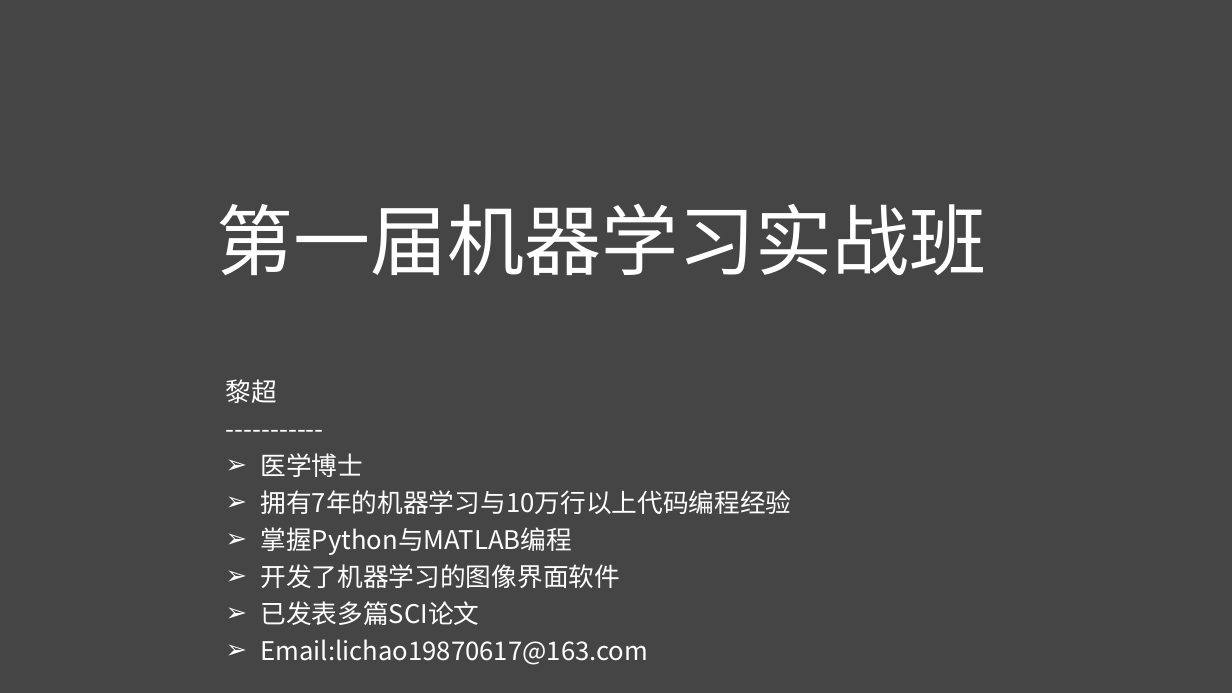
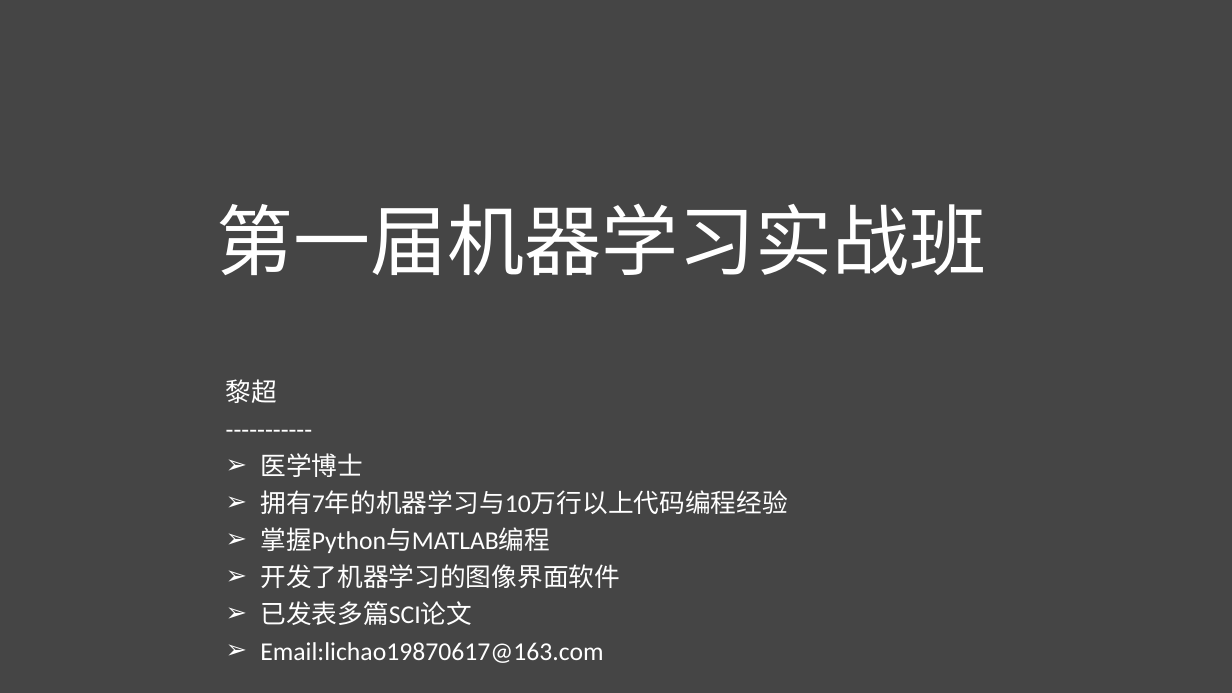
Before and after one commit to lichao312214129/lc_rsfmri_tools_python, a slide deck: slide 1 of 第一届机器学习培训班/第一届机器学习实战班.pptx. Drawn at 1232x693 pixels with LibreOffice and Linux fonts; fonts in the diff are those of the drawing. Boxes give left, top, right and bottom in pixels: in the first picture for what was removed or moved away, otherwise in the second. Text is boxed around its words. In the diff, an @@ line names an element or a change of style, - is before the commit and + after.

```diff
--- a/第一届机器学习培训班/第一届机器学习实战班.pptx
+++ b/第一届机器学习培训班/第一届机器学习实战班.pptx
@@ text "黎超" at box(226, 379, 788, 663): font Noto Sans CJK SC to Calibri @@
```
Also in this commit, not shown: 6 other slides changed, 12 slides added, 1 slide removed, 1 other file.
